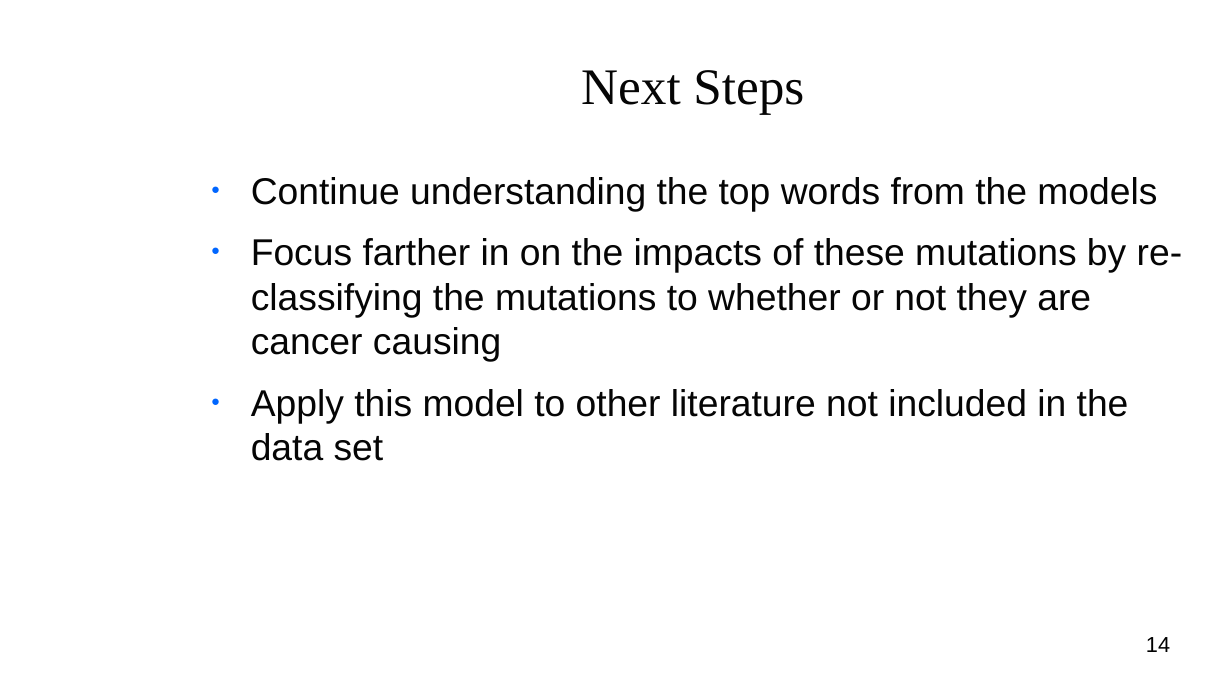
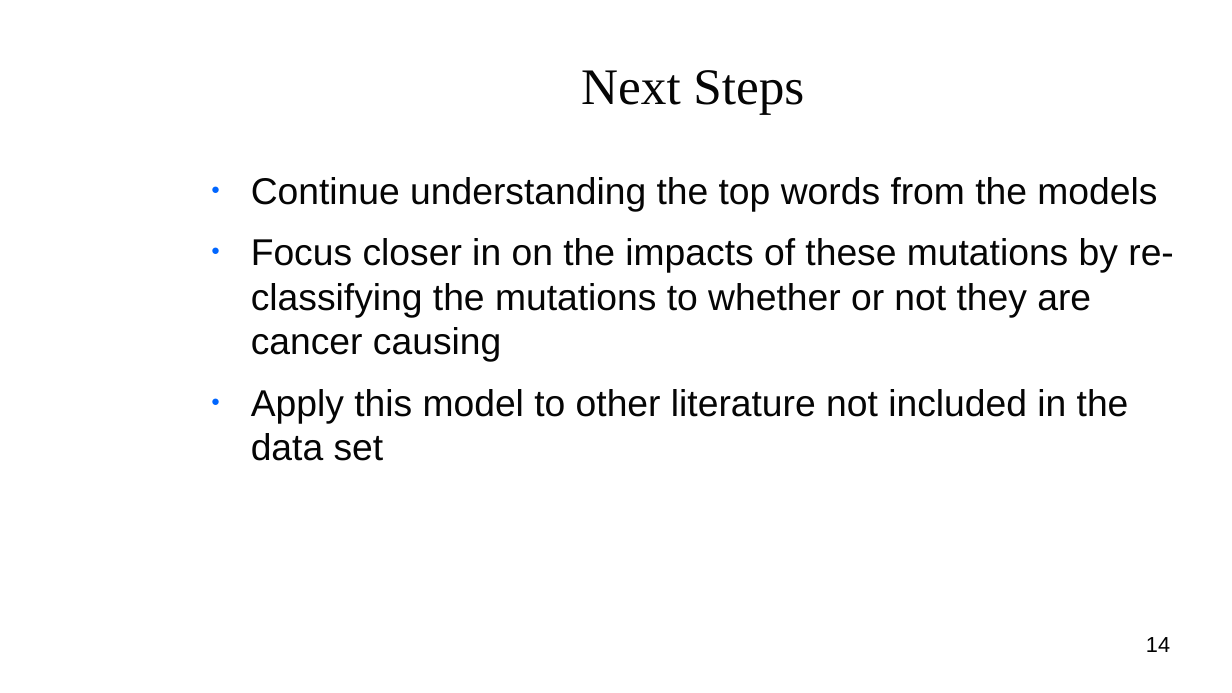
Before and after one commit to Shredder42/mutations, a slide deck: slide 14 of presentation.odp. Drawn at 1232x693 pixels with LibreOffice and Linux fonts; fonts in the diff are those of the drawing; background and template pictures are left out. Boxes give left, top, right and bottom in pixels: in the first picture for what was removed or moved away, otherwise in the second. Text is boxed around its words. In the diff, an @@ line names an element or a change of style, - is before the commit and + after.

```diff
--- a/presentation.odp
+++ b/presentation.odp
@@ text at (251, 238, 1174, 362): text changed @@
-● Focus farther in on the impacts of these mutations by re-classifying the mutations to whether or not they are cancer causing
+● Focus closer in on the impacts of these mutations by re-classifying the mutations to whether or not they are cancer causing
```
Also in this commit, not shown: 1 other file.
